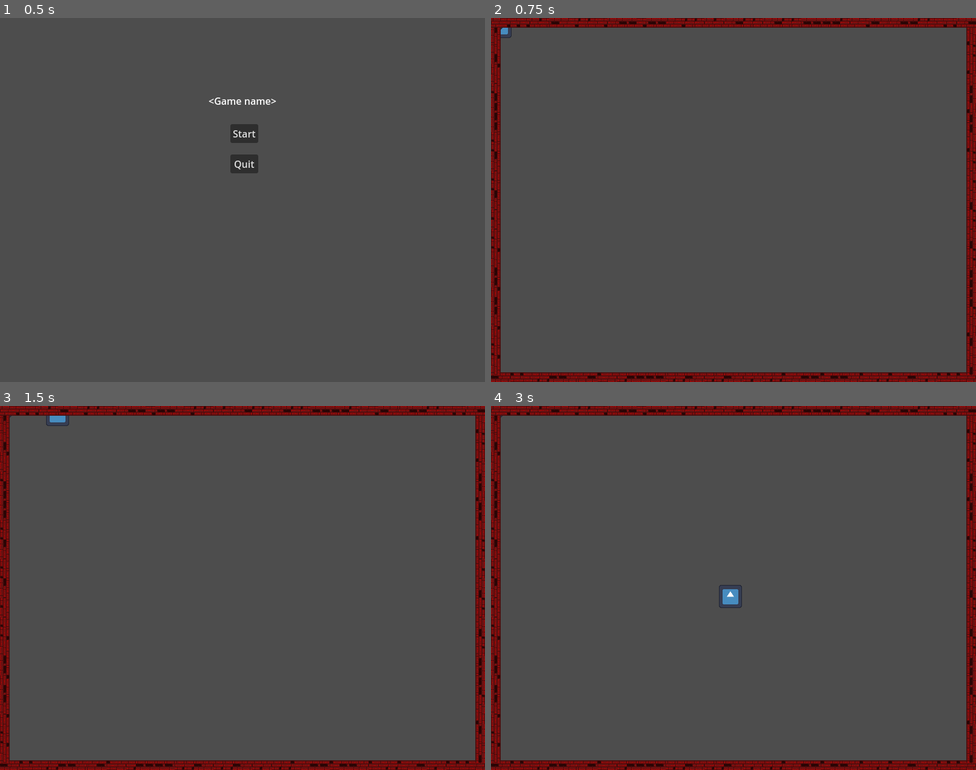
Above: before the commit, frames 1-4 (two rows, left to right).
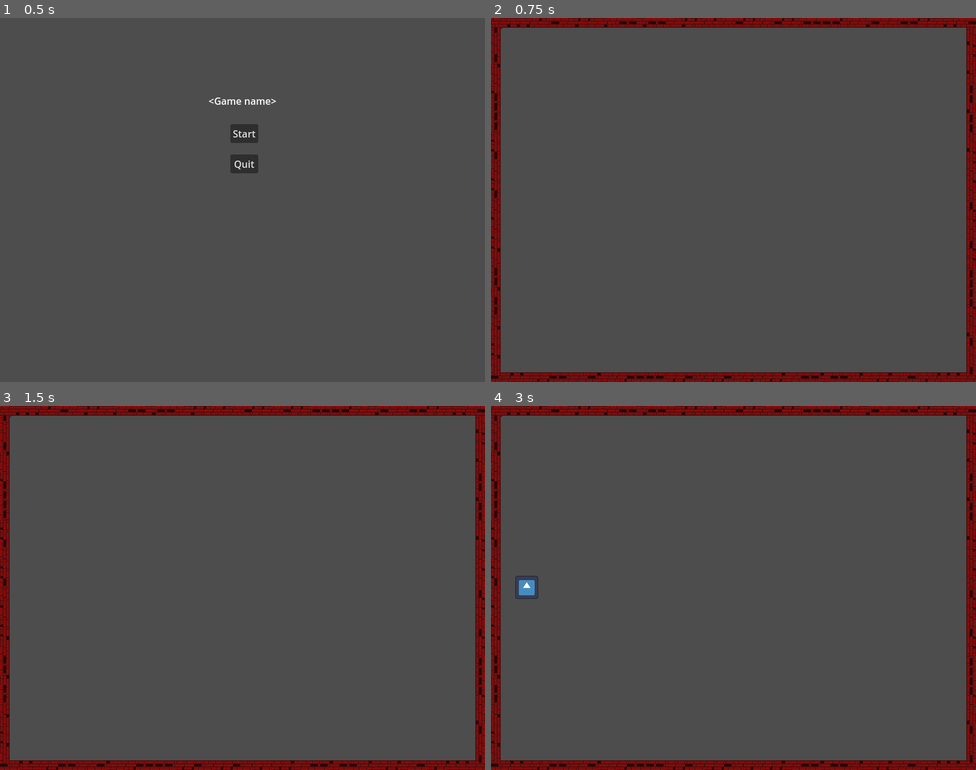
Above: after the commit, the same moments.

Repository: Atron1792/LimboLTD_CalgaryHacks2024
Game: Godot game, scene res://scenes/Menus/Main_menu.tscn
Two runs of this game, one before a commit and one after it. Both use one fixed random seed, a clock stepped at 60 frames per second and the inputs below. The engine's default icon, where the game draws it, is replaced by a stand-in: a white triangle on a blue panel in a dark square.
Inputs:
- Up to frame 1 (0.5 s): no input
- Up to frame 2 (0.75 s): click "Start" at 0.5 s
- Up to frame 3 (1.5 s): tap Enter at 1.25 s; hold Right (ui_right) from 1.28 s (still down)
- Up to frame 4 (3 s): tap Space at 2 s; release Right (ui_right) at 2.03 s; hold Down (ui_down) 2.03-2.78 s; hold Right (ui_right) from 2.78 s (still down)

Frame 1 is identical in both runs. In frame 2, less than 0.1% of the frame differs, in the area x 2-5%, y 2-6%; in frame 3, less than 0.1%; in frame 4, 0.3%, in the area x 5-52%, y 46-56%.

Commit message:
mobs on main

Diff:
--- a/scenes/main_scene.tscn
+++ b/scenes/main_scene.tscn
@@ -1,10 +1,19 @@
-[gd_scene load_steps=4 format=3 uid="uid://byjoecq7frp25"]
+[gd_scene load_steps=6 format=3 uid="uid://byjoecq7frp25"]
 
 [ext_resource type="PackedScene" uid="uid://c28lm2n7tcd4m" path="res://scenes/player.tscn" id="1_juyfk"]
+[ext_resource type="Script" path="res://scripts/main_scene.gd" id="1_v0pef"]
 [ext_resource type="PackedScene" uid="uid://cfls6gutsdhi0" path="res://scenes/mob.tscn" id="2_7mkrh"]
 [ext_resource type="PackedScene" uid="uid://cs5oe4dx2kfk6" path="res://scenes/walls.tscn" id="3_lbors"]
 
+[sub_resource type="Curve2D" id="Curve2D_rtn0n"]
+_data = {
+"points": PackedVector2Array(0, 0, 0, 0, 0, 0, 0, 0, 0, 0, 0, 600, 0, 0, 0, 0, 800, 600, 0, 0, 0, 0, 800, 0, 0, 0, 0, 0, 0, 0)
+}
+point_count = 5
+
 [node name="MainScene" type="Node2D"]
+script = ExtResource("1_v0pef")
+mob_scene = ExtResource("2_7mkrh")
 
 [node name="Player" parent="." instance=ExtResource("1_juyfk")]
 
@@ -13,3 +22,13 @@
 [node name="Walls" parent="." instance=ExtResource("3_lbors")]
 
 [node name="MobTimer" type="Timer" parent="."]
+wait_time = 0.5
+
+[node name="StartPosition" type="Marker2D" parent="."]
+position = Vector2(400, 300)
+
+[node name="MobPath" type="Path2D" parent="."]
+curve = SubResource("Curve2D_rtn0n")
+
+[node name="MobSpawnLocation" type="PathFollow2D" parent="MobPath"]
+rotation = 1.5708
--- a/scenes/walls.tscn
+++ b/scenes/walls.tscn
@@ -21,6 +21,7 @@
 
 [node name="CollisionShape2D" type="CollisionShape2D" parent="BoundaryBottom"]
 shape = SubResource("WorldBoundaryShape2D_pxi20")
+one_way_collision = true
 
 [node name="TileMap" type="TileMap" parent="BoundaryBottom/CollisionShape2D"]
 tile_set = SubResource("TileSet_lrtt2")
@@ -33,6 +34,7 @@
 
 [node name="CollisionShape2D" type="CollisionShape2D" parent="BoundaryBottom2"]
 shape = SubResource("WorldBoundaryShape2D_pxi20")
+one_way_collision = true
 
 [node name="TileMap" type="TileMap" parent="BoundaryBottom2/CollisionShape2D"]
 tile_set = SubResource("TileSet_lrtt2")
@@ -43,13 +45,14 @@
 position = Vector2(0, 300)
 rotation = 1.5708
 
-[node name="TileMap" type="TileMap" parent="BoundaryRight"]
+[node name="CollisionShape2D" type="CollisionShape2D" parent="BoundaryRight"]
+shape = SubResource("WorldBoundaryShape2D_pxi20")
+one_way_collision = true
+
+[node name="TileMap" type="TileMap" parent="BoundaryRight/CollisionShape2D"]
 tile_set = SubResource("TileSet_lrtt2")
 format = 2
 layer_0/tile_data = PackedInt32Array(-8, 65536, 0, -7, 65536, 1, -6, 65536, 1, -5, 65536, 0, -4, 0, 0, -3, 65536, 1, -2 …(446 unchanged characters)…
-
-[node name="CollisionShape2D" type="CollisionShape2D" parent="BoundaryRight"]
-shape = SubResource("WorldBoundaryShape2D_pxi20")
 
 [node name="BoundaryTop" type="StaticBody2D" parent="."]
 position = Vector2(400, 0)
@@ -57,6 +60,7 @@
 
 [node name="CollisionShape2D" type="CollisionShape2D" parent="BoundaryTop"]
 shape = SubResource("WorldBoundaryShape2D_pxi20")
+one_way_collision = true
 
 [node name="TileMap" type="TileMap" parent="BoundaryTop/CollisionShape2D"]
 tile_set = SubResource("TileSet_lrtt2")
--- /dev/null
+++ b/scripts/main_scene.gd
@@ -0,0 +1,38 @@
+extends Node2D
+
+@export var mob_scene: PackedScene
+
+var score
+# Called when the node enters the scene tree for the first time.
+func _ready():
+	pass # Replace with function body.
+
+
+# Called every frame. 'delta' is the elapsed time since the previous frame.
+func _process(delta):
+	pass
+
+func _on_mob_timer_timeout():
+	# Create a new instance of the Mob scene.
+	var mob = mob_scene.instantiate()
+
+	# Choose a random location on Path2D.
+	var mob_spawn_location = $MobPath/MobSpawnLocation
+	mob_spawn_location.progress_ratio = randf()
+
+	# Set the mob's direction perpendicular to the path direction.
+	var direction = mob_spawn_location.rotation + PI / 2
+
+	# Set the mob's position to a random location.
+	mob.position = mob_spawn_location.position
+
+	# Add some randomness to the direction.
+	direction += randf_range(-PI / 4, PI / 4)
+	mob.rotation = direction
+
+	# Choose the velocity for the mob.
+	var velocity = Vector2(randf_range(150.0, 250.0), 0.0)
+	mob.linear_velocity = velocity.rotated(direction)
+
+	# Spawn the mob by adding it to the Main scene.
+	add_child(mob)
